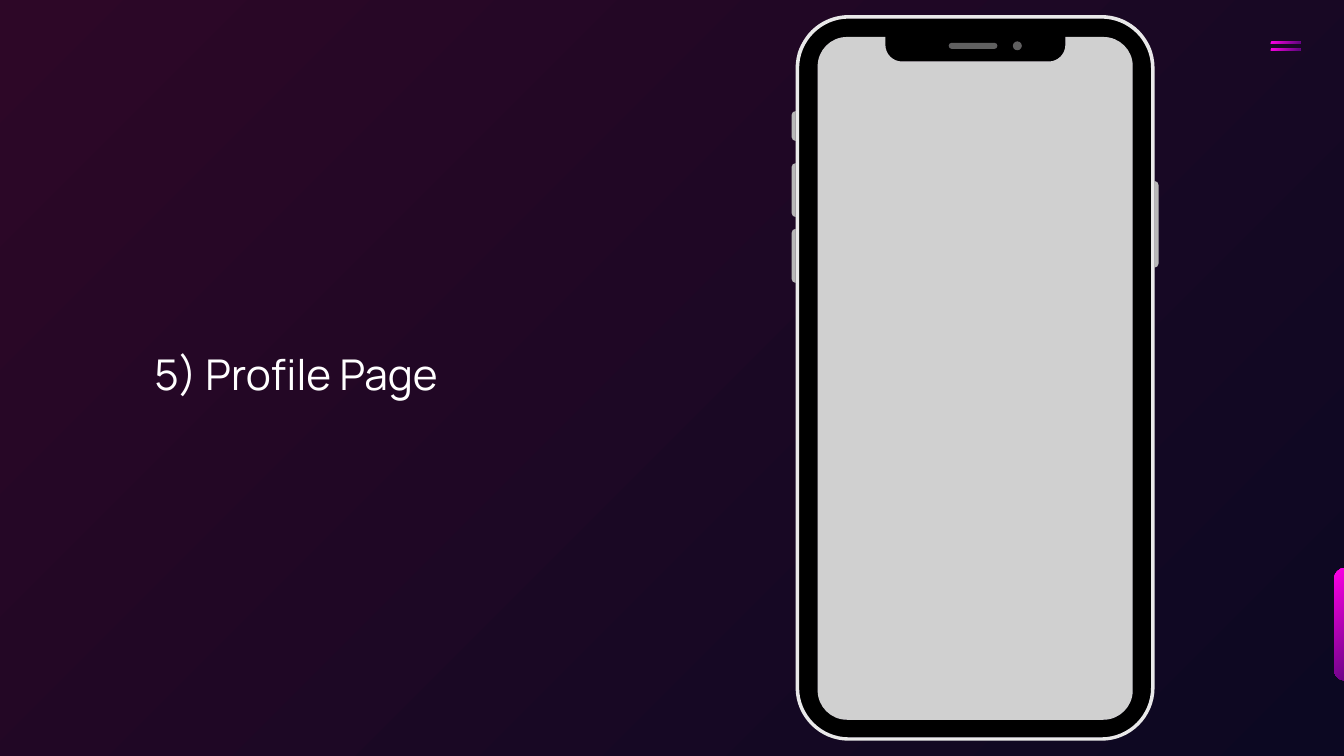
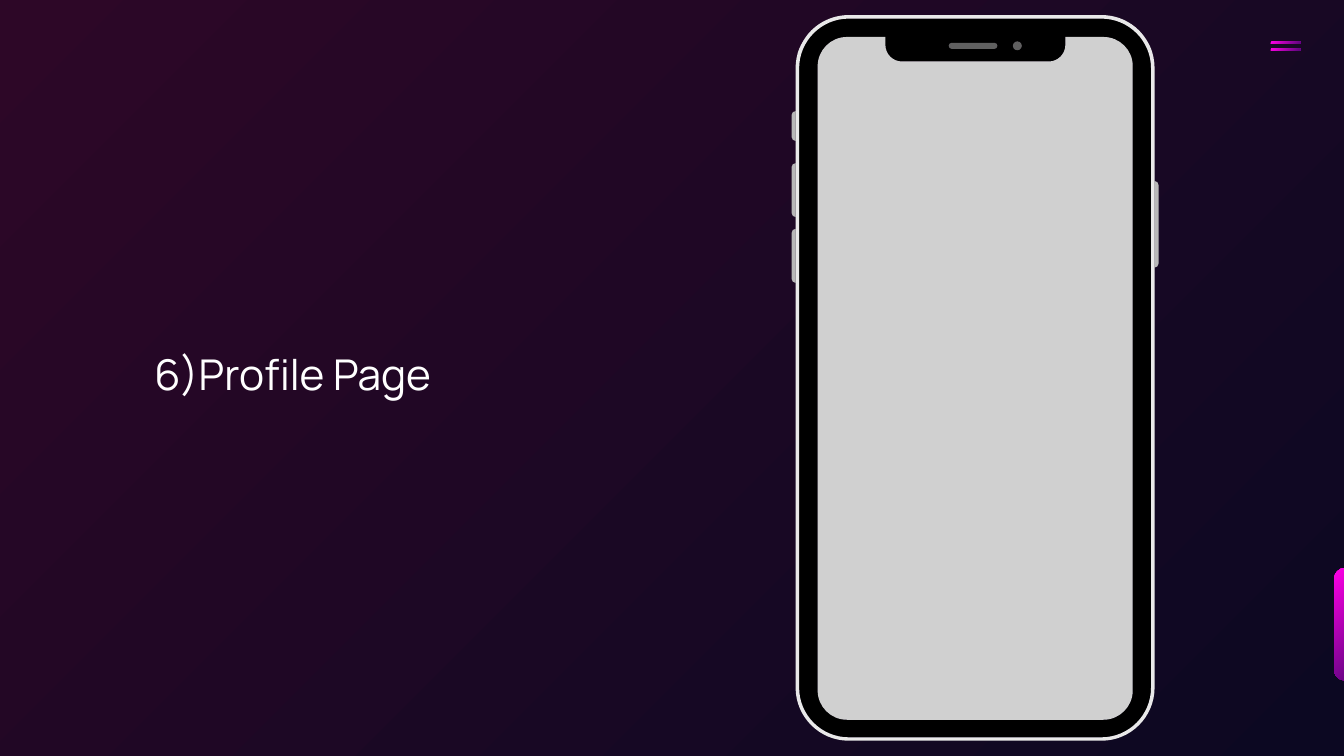
Before and after one commit to marinamalak/ITI-Flutter-Project, a slide deck: slide 7 of Mobile Application Presentation.pptx (slide 6 before the commit). Drawn at 1344x756 pixels with LibreOffice and Linux fonts; fonts in the diff are those of the drawing; grey boxes stand for pictures. Boxes give left, top, right and bottom in pixels: in the first picture for what was removed or moved away, otherwise in the second. Text is boxed around its words. In the diff, an @@ line names an element or a change of style, - is before the commit and + after.

```diff
--- a/Mobile Application Presentation.pptx
+++ b/Mobile Application Presentation.pptx
@@ text at (154, 353, 431, 401): text changed @@
-5) Profile Page
+6)Profile Page
```
Also in this commit, not shown: 5 other slides changed, 1 slide added, 7 other files.
